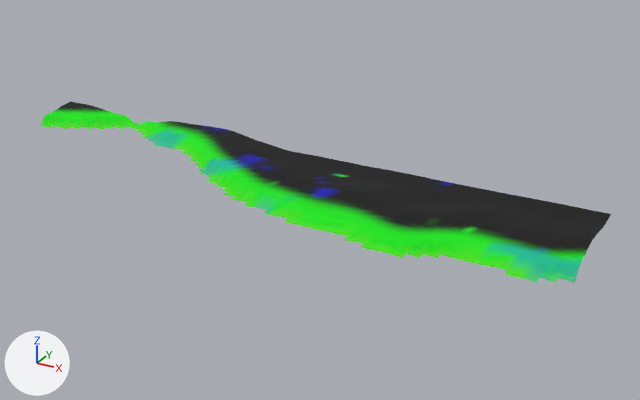
An edit to the glTF model dushanbe_city/assets/terrain/coast_-1600_-800_800.glb, drawn before and after from the same camera.
One viewpoint serves both versions: a 50 mm lens placed at (-650.0, -148.0, 419.0), pointed at (-1128.0, 721.0, -16.0). The axes (+X, +Y, +Z) are drawn at lower left. The lights are the same throughout. The older version comes first. Vertices at exactly the same position are counted once.

In view in the first picture: 'terrain'.
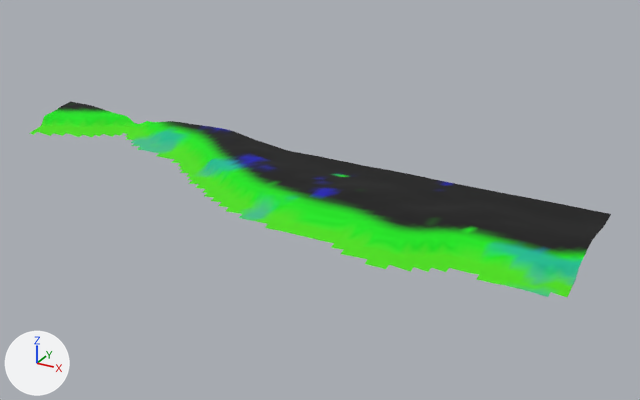
Pixel boxes [x1, y1, x2, y2] of what changed, in the pictures (640 x 400 px):
'terrain', reshaped (8% taller): before [41, 102, 611, 282]; after [29, 102, 611, 297]
part 1 of me_terrain, added: after [29, 126, 574, 297]

The change, as a list of edits to the scene's bpy script:
```text
Change me_terrain:
    used by ob_terrain; location = (-1200.0, 400.0, 0.0)
    remove me_terrain.from_pydata(...)  # 1737 vertices, 3206 faces; spans x -400.0..400.0, y 208.0..400.0, z -5.0..19.0
    add me_terrain.from_pydata(...)  # 2014 vertices, 3752 faces; spans x -400.0..400.0, y 184.0..400.0, z -9.0..19.0
    me_terrain part 1: 277 vertices added at x -400.0..400.0, y 184.0..384.0, z -9.0..-4.0
```
